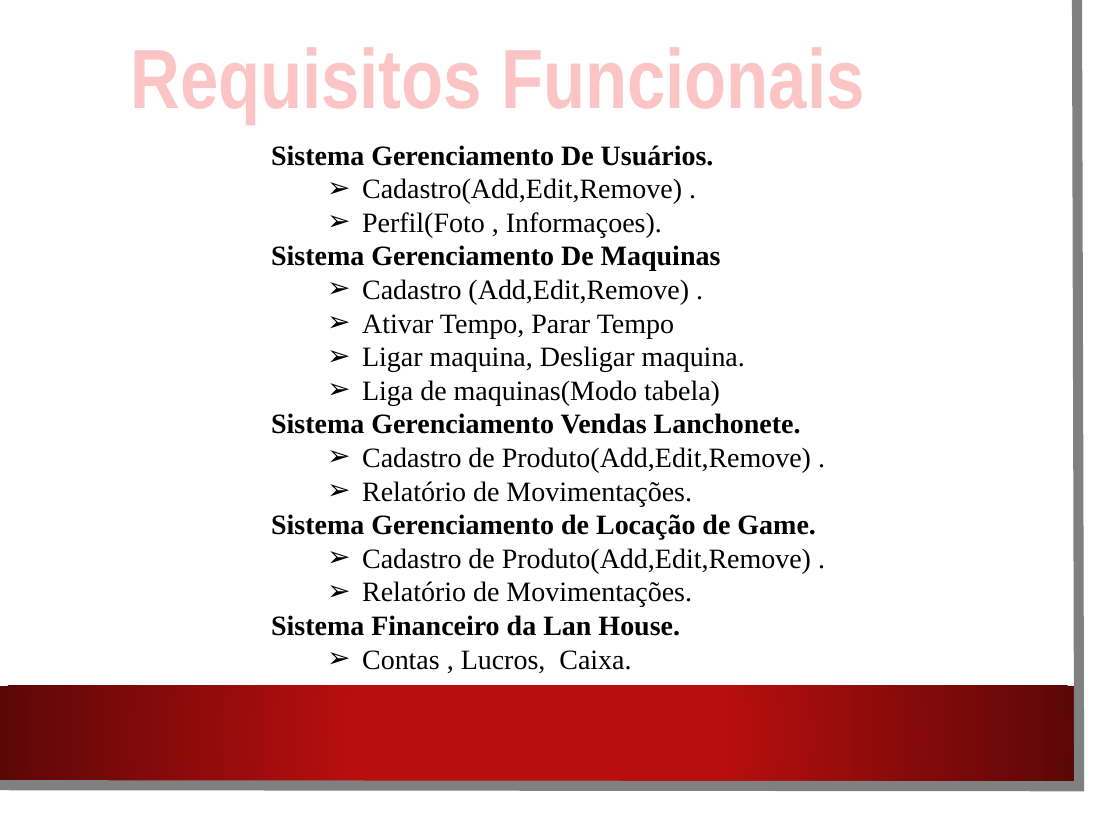
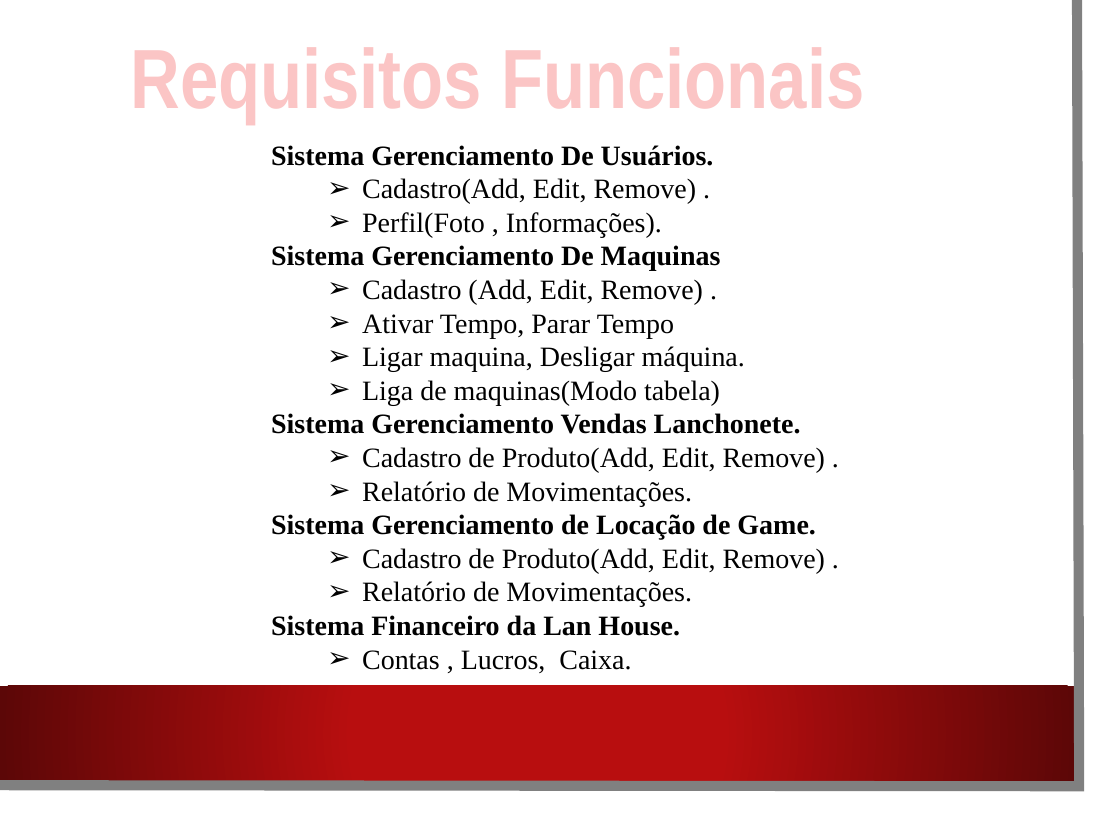
Before and after one commit to CarlitonPedrosa/Lan-House---Projeto, a slide deck: slide 5 of Trabalho.pptx (slide 4 before the commit). Drawn at 1120x840 pixels with LibreOffice and Linux fonts; fonts in the diff are those of the drawing; background and template pictures are left out. Boxes give left, top, right and bottom in pixels: in the first picture for what was removed or moved away, otherwise in the second. Text is boxed around its words. In the diff, an @@ line names an element or a change of style, - is before the commit and + after.

```diff
--- a/Trabalho.pptx
+++ b/Trabalho.pptx
@@ text at [362, 178, 697, 237]: text changed @@
-  ➢ Cadastro(Add,Edit,Remove) .
-  ➢ Perfil(Foto , Informaçoes).
+  ➢ Cadastro(Add, Edit, Remove) .
+  ➢ Perfil(Foto , Informações).
@@ text at [362, 279, 704, 304]: spaces changed @@
-  ➢ Cadastro (Add,Edit,Remove) .
+  ➢ Cadastro (Add, Edit, Remove) .
@@ text at [362, 346, 745, 372]: text changed @@
-  ➢ Ligar maquina, Desligar maquina.
+  ➢ Ligar maquina, Desligar máquina.
@@ text at [362, 447, 826, 472]: spaces changed @@
-  ➢ Cadastro de Produto(Add,Edit,Remove) .
+  ➢ Cadastro de Produto(Add, Edit, Remove) .
@@ text at [362, 548, 826, 573]: spaces changed @@
-  ➢ Cadastro de Produto(Add,Edit,Remove) .
+  ➢ Cadastro de Produto(Add, Edit, Remove) .
```
Also in this commit, not shown: 1 other slide changed, 1 slide added, 1 slide removed, 2 other files.
